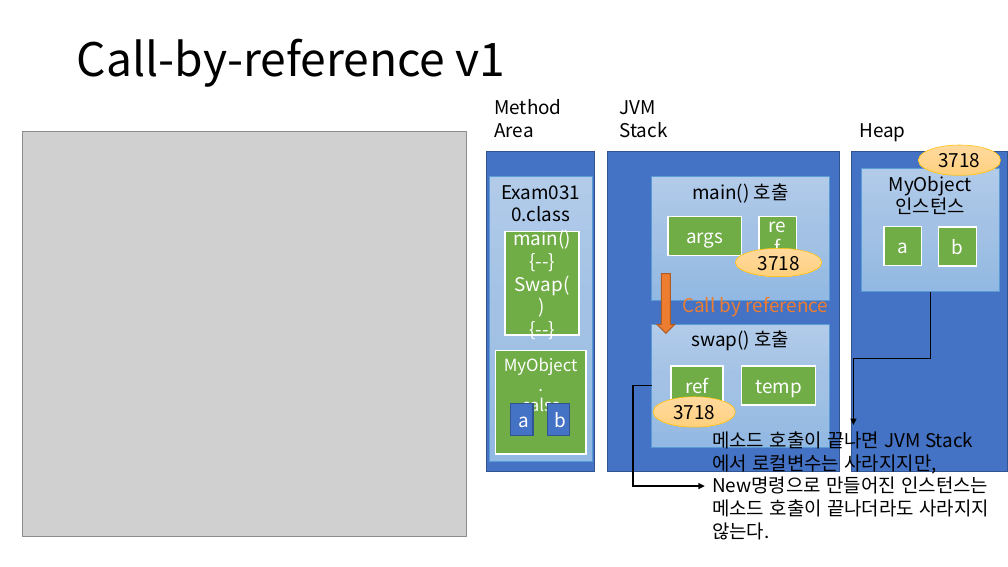
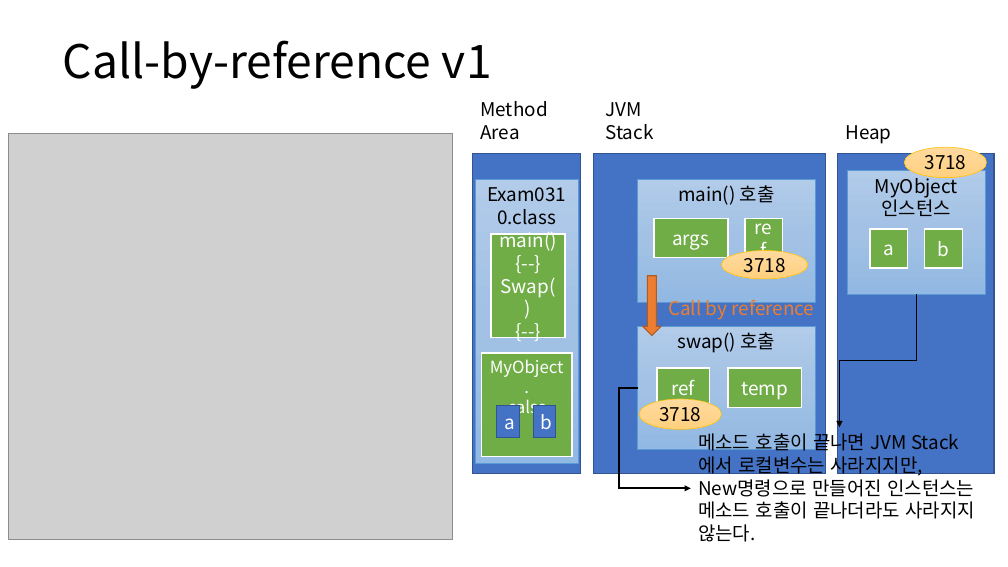
Before and after one commit to Dingadung/2022-study-workspace, a slide deck: slide 4 of study-note/자바/2022-07-18 내용정리.pptx. Drawn at 1008x567 pixels with LibreOffice and Linux fonts; fonts in the diff are those of the drawing; grey boxes stand for pictures. Boxes give left, top, right and bottom in pixels: in the first picture for what was removed or moved away, otherwise in the second. Text is boxed around its words. In the diff, an @@ line names an element or a change of style, - is before the commit and + after.

```diff
--- a/study-note/자바/2022-07-18 내용정리.pptx
+++ b/study-note/자바/2022-07-18 내용정리.pptx
@@ 7 rectangles, 3 texts: place and size @@
-7 rectangles, 3 texts at <box>487,99,1008,472</box>
+7 rectangles, 3 texts at <box>473,101,994,474</box>
@@ 10 rectangles, 3 ellipses, 2 texts, 2 elbow arrows, 1 picture, 1 title, 1 down arrow: place and size @@
-10 rectangles, 3 ellipses, 2 texts, 2 elbow arrows, 1 picture, 1 title, 1 down arrow at <box>23,38,1001,540</box>
+10 rectangles, 3 ellipses, 2 texts, 2 elbow arrows, 1 picture, 1 title, 1 down arrow at <box>9,40,987,542</box>
```
Also in this commit, not shown: 2 other slides changed, 3 other files.
